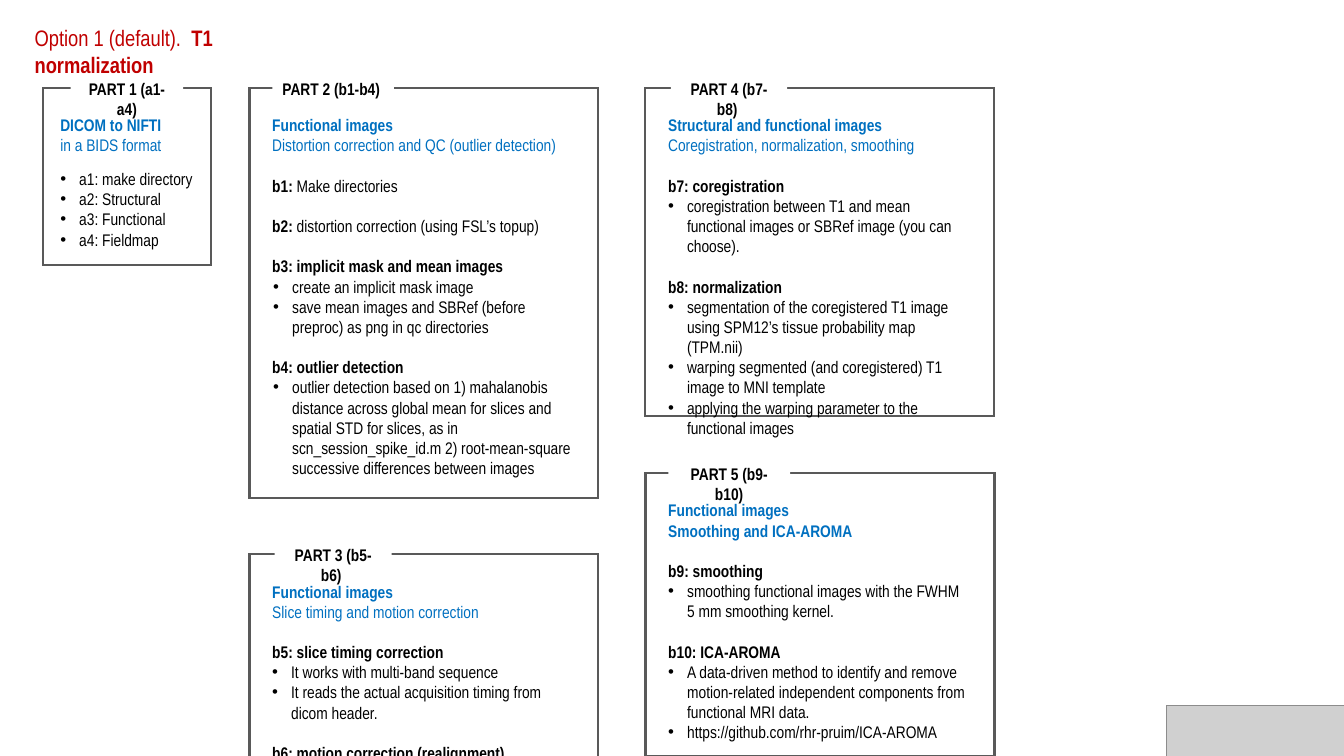
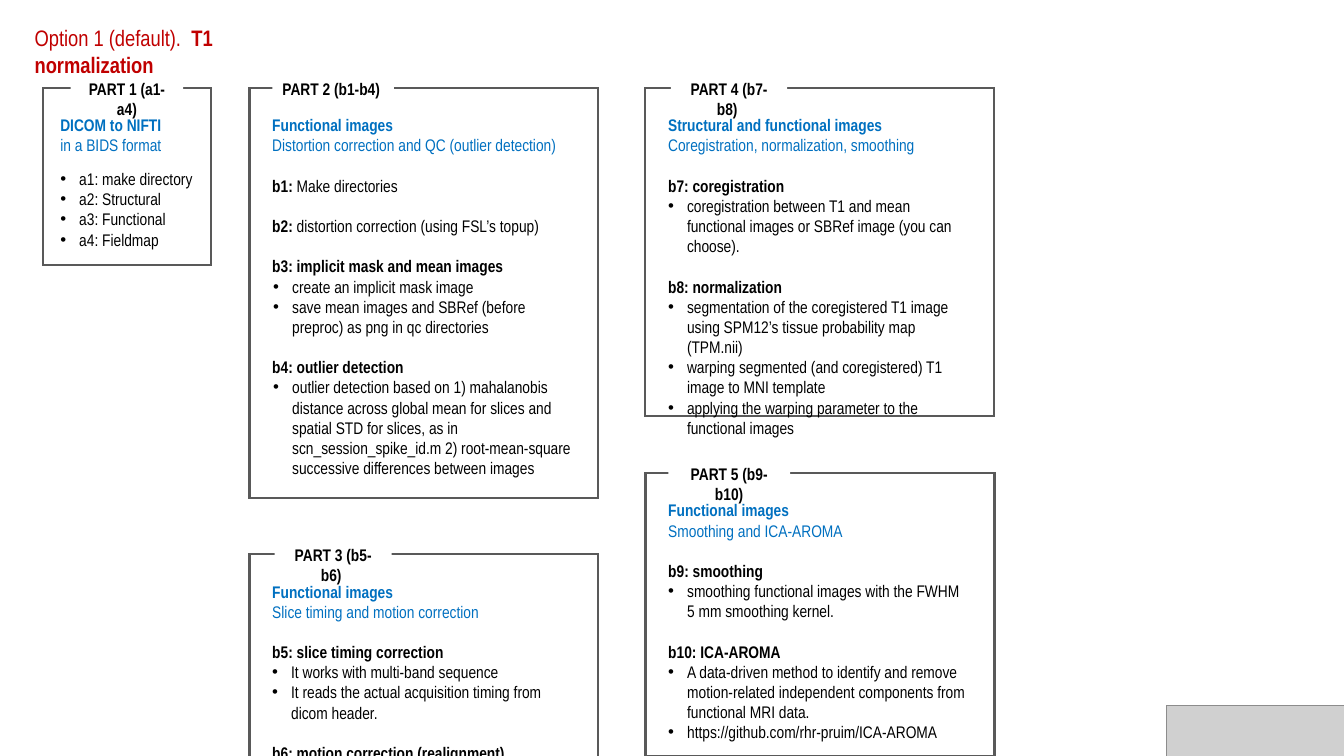
Before and after one commit to cocoanlab/humanfmri_preproc_bids, a slide deck: slide 1 of examples/pipeline_overview.pptx. Drawn at 1344x756 pixels with LibreOffice and Linux fonts; fonts in the diff are those of the drawing; grey boxes stand for pictures. Boxes give left, top, right and bottom in pixels: in the first picture for what was removed or moved away, otherwise in the second. Text is boxed around its words. In the diff, an @@ line names an element or a change of style, - is before the commit and + after.

```diff
--- a/examples/pipeline_overview.pptx
+++ b/examples/pipeline_overview.pptx
@@ text at <box>668,525,843,541</box>: bold off in "Smoothing and ICA-AROMA" @@
```
Also in this commit, not shown: 1 other slide changed, 2 other files.
